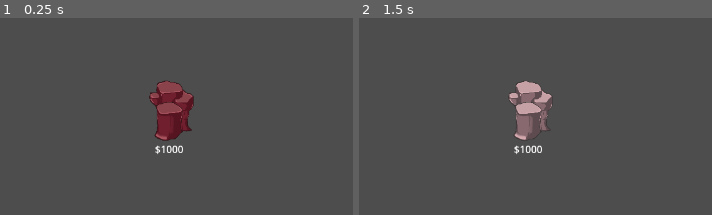
Above: before the commit, frames 1-2 (left to right).
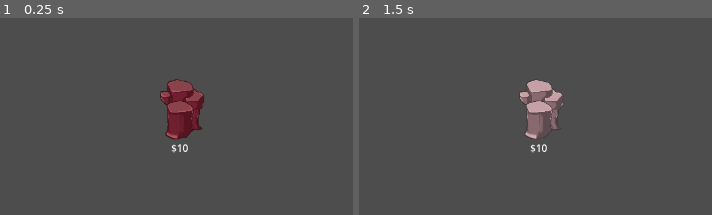
Above: after the commit, the same moments.

Repository: xtr3m3nerd/mini-jam-153-magnet-fishing
Game: Godot game, scene res://scenes/testing/test_shop.tscn
Two runs of this game, one before a commit and one after it. Both use one fixed random seed, a clock stepped at 60 frames per second and the inputs below. The project has no main scene, so this scene is started directly. The engine's default icon, where the game draws it, is replaced by a stand-in: a white triangle on a blue panel in a dark square.
Inputs:
- Up to frame 1 (0.25 s): no input
- Up to frame 2 (1.5 s): click "Hello" at 0.5 s; click "[center]$1000[/center]" (after the commit: "[center]$10[/center]") at 1.25 s
The pictures show only the part of the screen within x 8-58%, y 29-79%; the shares and areas given below are measured in that part.

The runs differ from the first frame. In frame 1, 3.0% of the frame differs, in the area x 42-58%, y 30-70%; in frame 2, 2.5%.

Commit message:
resource test

Diff:
--- /dev/null
+++ b/resources/length_upgrade_1.tres
@@ -0,0 +1,8 @@
+[gd_resource type="Resource" script_class="Upgrade" load_steps=2 format=3 uid="uid://cahweifimwr1m"]
+
+[ext_resource type="Script" path="res://scenes/upgrade.gd" id="1_0rtx2"]
+
+[resource]
+script = ExtResource("1_0rtx2")
+price = 10
+name = "Length"
--- a/scenes/prefabs/display_item.gd
+++ b/scenes/prefabs/display_item.gd
@@ -1,8 +1,12 @@
 extends TextureButton
 
+@export var displayed_upgrade : Upgrade
 
 # Called when the node enters the scene tree for the first time.
 func _ready():
+	var format_string = "[center]$%s[/center]"
+	$RichTextLabel.text = format_string % displayed_upgrade.price
+
 	pass # Replace with function body.
 
 
--- a/scenes/prefabs/display_item.tscn
+++ b/scenes/prefabs/display_item.tscn
@@ -1,8 +1,9 @@
-[gd_scene load_steps=5 format=3 uid="uid://bwwhipiacpd5i"]
+[gd_scene load_steps=6 format=3 uid="uid://bwwhipiacpd5i"]
 
 [ext_resource type="Texture2D" uid="uid://cuu6txe8t03ca" path="res://assets/images/rock_red.png" id="1_l8vlq"]
 [ext_resource type="Script" path="res://scenes/prefabs/display_item.gd" id="1_m0dg3"]
 [ext_resource type="Shader" path="res://assets/Shaders/Selection.gdshader" id="2_x37r2"]
+[ext_resource type="Resource" uid="uid://cahweifimwr1m" path="res://resources/length_upgrade_1.tres" id="4_fmtub"]
 
 [sub_resource type="ShaderMaterial" id="ShaderMaterial_kt860"]
 shader = ExtResource("2_x37r2")
@@ -18,6 +19,7 @@
 ignore_texture_size = true
 stretch_mode = 5
 script = ExtResource("1_m0dg3")
+displayed_upgrade = ExtResource("4_fmtub")
 
 [node name="RichTextLabel" type="RichTextLabel" parent="."]
 clip_contents = false
--- /dev/null
+++ b/scenes/prefabs/shop.gd
@@ -0,0 +1,11 @@
+extends Node2D
+
+
+# Called when the node enters the scene tree for the first time.
+func _ready():
+	pass # Replace with function body.
+
+
+# Called every frame. 'delta' is the elapsed time since the previous frame.
+func _process(delta):
+	pass
--- a/scenes/testing/test_shop.tscn
+++ b/scenes/testing/test_shop.tscn
@@ -1,11 +1,13 @@
-[gd_scene load_steps=5 format=3 uid="uid://h0e86e3416os"]
+[gd_scene load_steps=6 format=3 uid="uid://h0e86e3416os"]
 
 [ext_resource type="Script" path="res://scenes/prefabs/player.gd" id="1_3gmtx"]
 [ext_resource type="Texture2D" uid="uid://catog4cl4ltxq" path="res://icon.svg" id="1_6et8l"]
+[ext_resource type="Script" path="res://scenes/prefabs/shop.gd" id="1_omqba"]
 [ext_resource type="Script" path="res://scenes/prefabs/player_inventory.gd" id="2_p0a6l"]
 [ext_resource type="PackedScene" uid="uid://bwwhipiacpd5i" path="res://scenes/prefabs/display_item.tscn" id="4_yibra"]
 
 [node name="TestShop" type="Node2D"]
+script = ExtResource("1_omqba")
 
 [node name="Control" type="Control" parent="."]
 layout_mode = 3
@@ -32,7 +34,7 @@
 texture = ExtResource("1_6et8l")
 
 [node name="DisplayItem" parent="." instance=ExtResource("4_yibra")]
-offset_left = 331.0
-offset_top = 287.0
-offset_right = 431.0
-offset_bottom = 387.0
+offset_left = 348.0
+offset_top = 285.0
+offset_right = 448.0
+offset_bottom = 385.0
